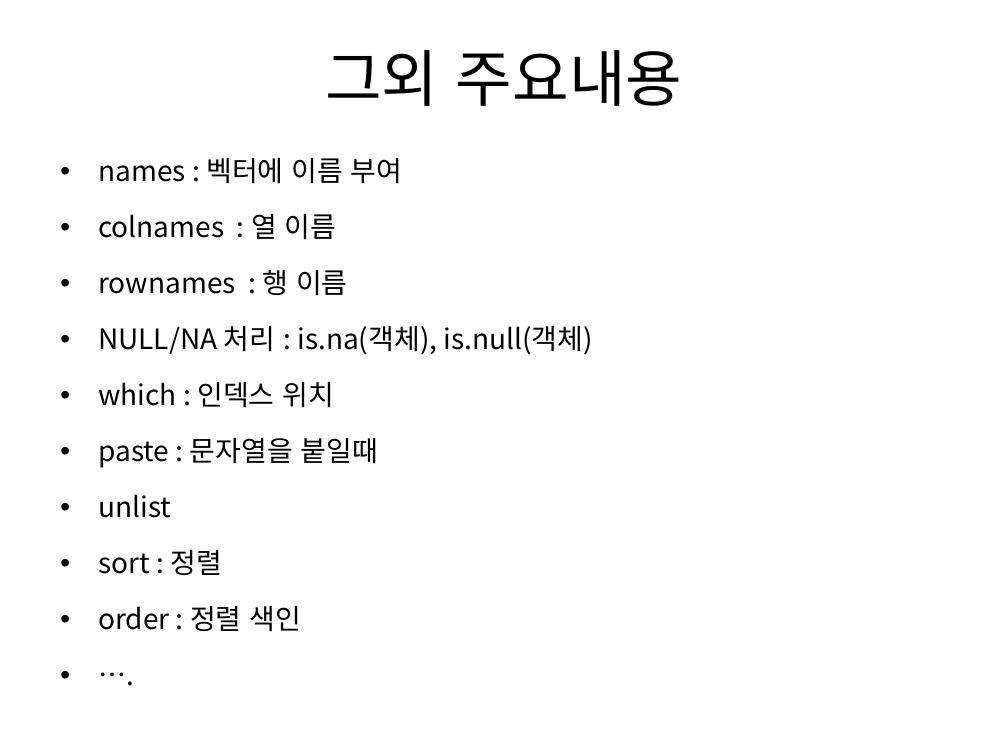
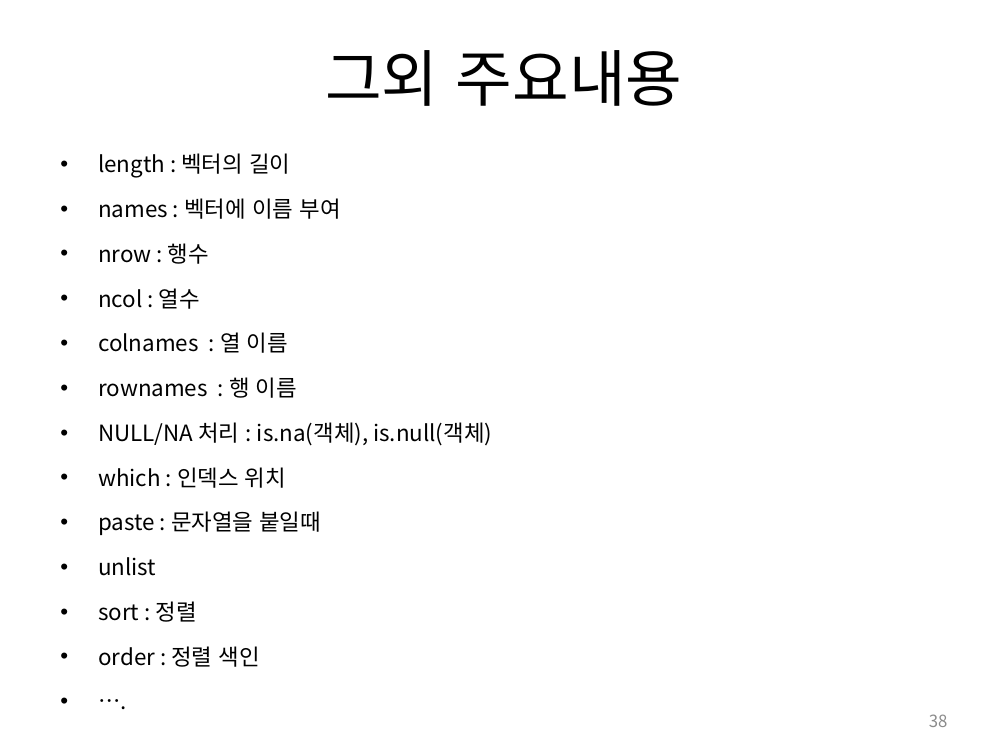
Before and after one commit to dyjin1217/KPU_R_Basic, a slide deck: slide 38 of 산기대_R_강의.pptx. Drawn at 1008x756 pixels with LibreOffice and Linux fonts; fonts in the diff are those of the drawing. Boxes give left, top, right and bottom in pixels: in the first picture for what was removed or moved away, otherwise in the second. Text is boxed around its words. In the diff, an @@ line names an element or a change of style, - is before the commit and + after.

```diff
--- a/산기대_R_강의.pptx
+++ b/산기대_R_강의.pptx
@@ text at [98,153,290,178]: paragraph added @@
+• length : 벡터의 길이
@@ text at [98,198,492,667]: size 20 to 16 pt in "names : 벡터에 이름 부여", "colnames : 열 이름", "rownames : 행 이름", "NULL/NA 처리 : is.na(객체), is.null(객체)" and 6 more places @@
@@ text at [98,243,209,309]: paragraphs added @@
+• nrow : 행수
+• ncol : 열수
@@ page number added at [929,714,948,727], 12 pt, text #8C8C8C @@
+38
```
Also in this commit, not shown: 49 other slides changed, 3 other files.
